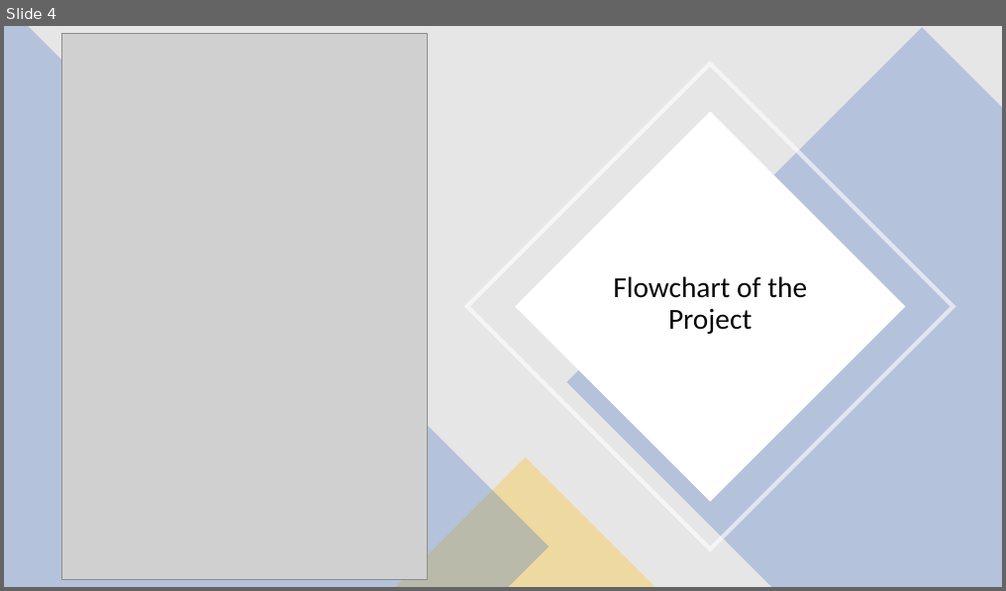
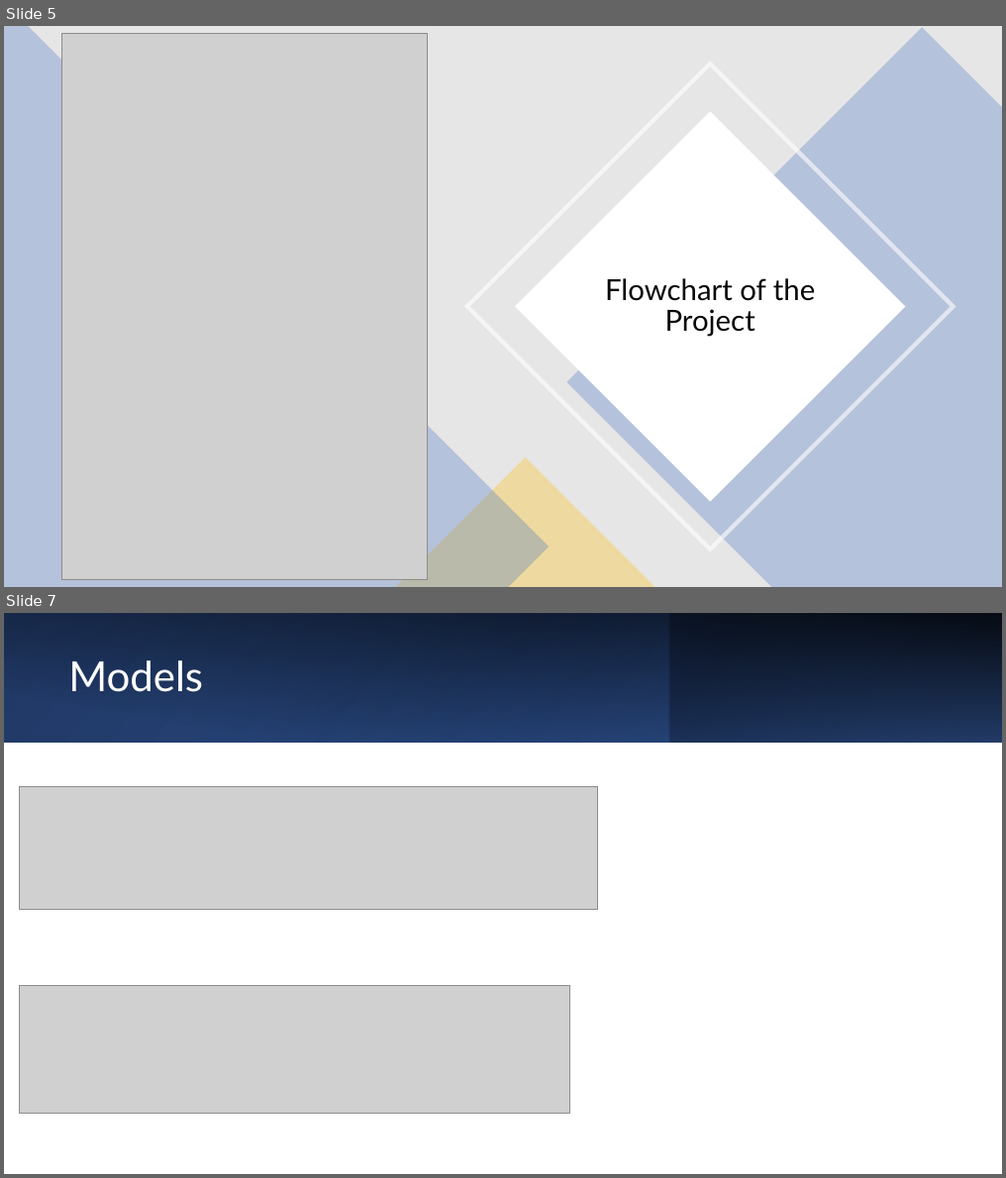
Before and after one commit to MaxLiorCo/Tasks_Back_End, a slide deck: Project Presentation Slides.pptx. Shown one above the other, each under a label of ours: slide 4 before the commit, slides 5 and 7 after it; the slides between them are not shown. The pictures are 1006x591 and 1006x1178 pixels, drawn with LibreOffice and Linux fonts; fonts in the diff are those of the drawing; grey boxes stand for pictures. Boxes give left, top, right and bottom in pixels: in the first picture for what was removed or moved away, otherwise in the second. Text is boxed around its words. In the diff, an @@ line names an element or a change of style, - is before the commit and + after.

```diff
--- a/Project Presentation Slides.pptx
+++ b/Project Presentation Slides.pptx
@@ slide 7 added at (x1=4, y1=613, x2=1002, y2=1174), background #FFFFFF @@
@@ rectangle added at (x1=4, y1=613, x2=1002, y2=742), fill gradient #203864 to #2F5597 @@
@@ rectangle added at (x1=4, y1=613, x2=1002, y2=742), fill gradient #000000 @@
@@ rectangle added at (x1=317, y1=613, x2=669, y2=742), fill gradient #4472C4 to #203864 @@
@@ rectangle added at (x1=669, y1=613, x2=1002, y2=742), fill gradient #203864 to #4472C4 @@
@@ text added at (x1=68, y1=661, x2=203, y2=692), 40 pt, text #FFFFFF @@
+Models
@@ picture added at (x1=19, y1=786, x2=598, y2=909) @@
@@ picture added at (x1=19, y1=986, x2=569, y2=1114) @@
@@ what was slide 4 is now slide 5 @@
@@ slide 5 changed as well @@
@@ text "Flowchart of the Project" at (x1=605, y1=278, x2=815, y2=337): font Calibri to Lato @@
```
Also in this commit, not shown: 3 other slides changed, 13 other slides added, 4 other files.
